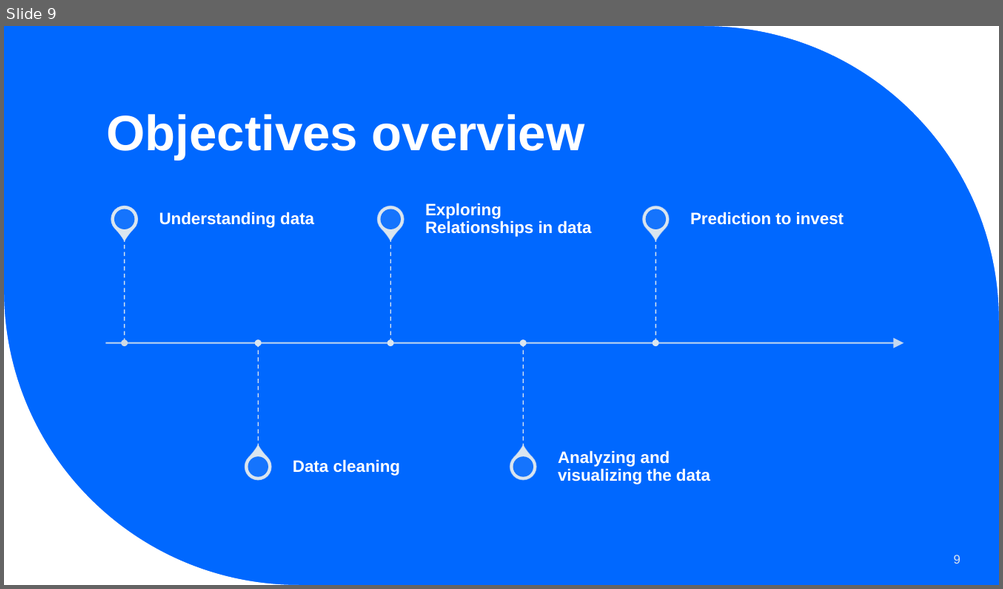
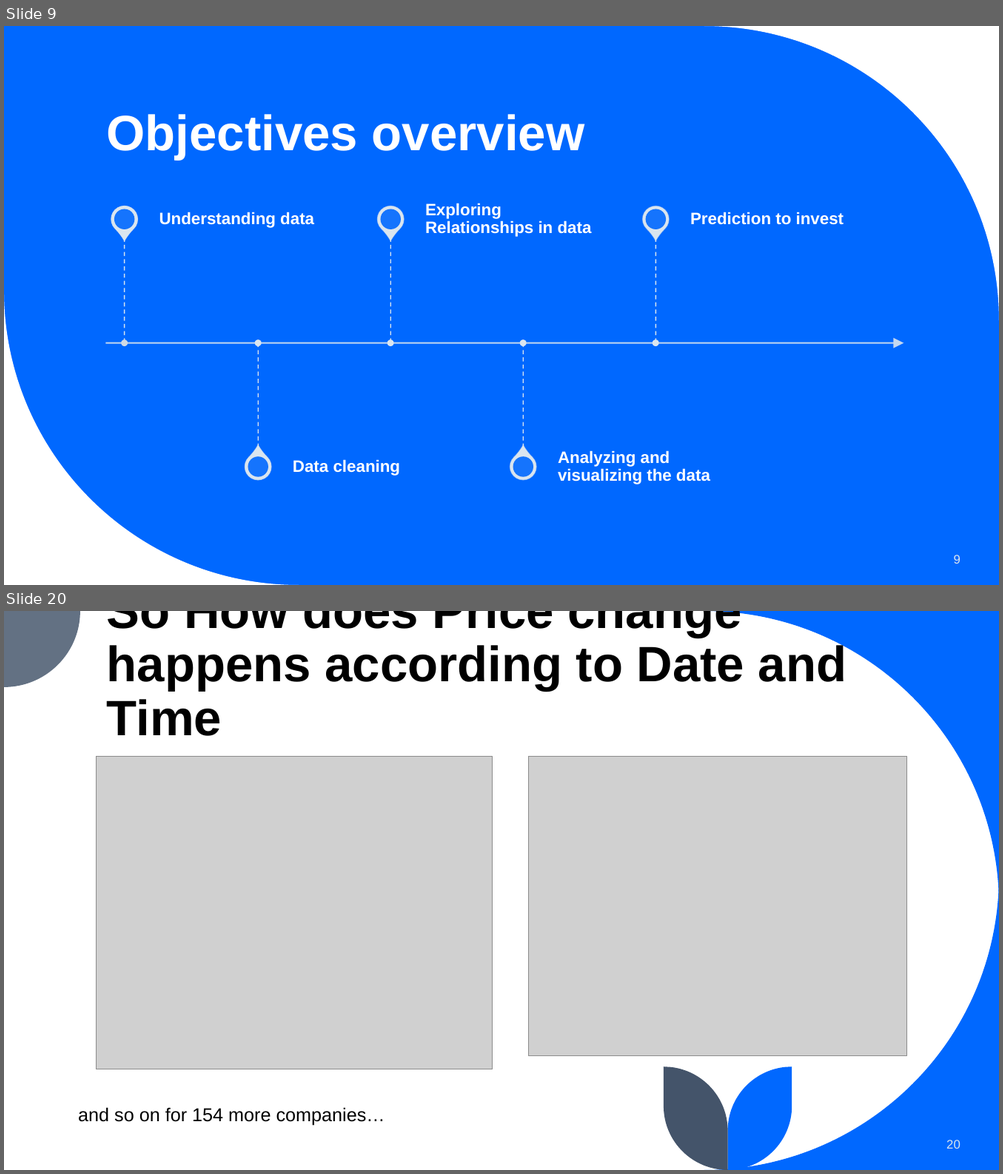
Before and after one commit to Vatsmanglam/Stock-Market-Prediction, a slide deck: project.pptx. Shown one above the other, each under a label of ours: slide 9 before the commit, slides 9 and 20 after it; the slides between them are not shown. The pictures are 1003x589 and 1003x1174 pixels, drawn with LibreOffice and Linux fonts; fonts in the diff are those of the drawing; grey boxes stand for pictures. Boxes give left, top, right and bottom in pixels: in the first picture for what was removed or moved away, otherwise in the second. Text is boxed around its words. In the diff, an @@ line names an element or a change of style, - is before the commit and + after.

```diff
--- a/project.pptx
+++ b/project.pptx
@@ slide 20 added at [4, 611, 999, 1170], background #FFFFFF @@
@@ freeform shape added at [4, 611, 80, 687], fill #637183 @@
@@ title added at [107, 611, 846, 736], 48 pt, text #000000, bold @@
+So How does Price change happens according to Date and Time
@@ freeform shape added at [704, 611, 999, 906], fill #0068FF @@
@@ picture added at [96, 757, 492, 1070] @@
@@ picture added at [529, 757, 907, 1056] @@
@@ freeform shape added at [704, 876, 999, 1170], fill #0068FF @@
@@ freeform shape added at [664, 1068, 728, 1170], fill #44546A @@
@@ freeform shape added at [728, 1068, 792, 1170], fill #0068FF @@
@@ text added at [78, 1108, 385, 1125], 18 pt, text #000000 @@
+and so on for 154 more companies…
@@ page number added at [946, 1140, 960, 1149], 12 pt, text #DAE5EF @@
+20
```
Also in this commit, not shown: 1 slide changed, 24 other slides added.
